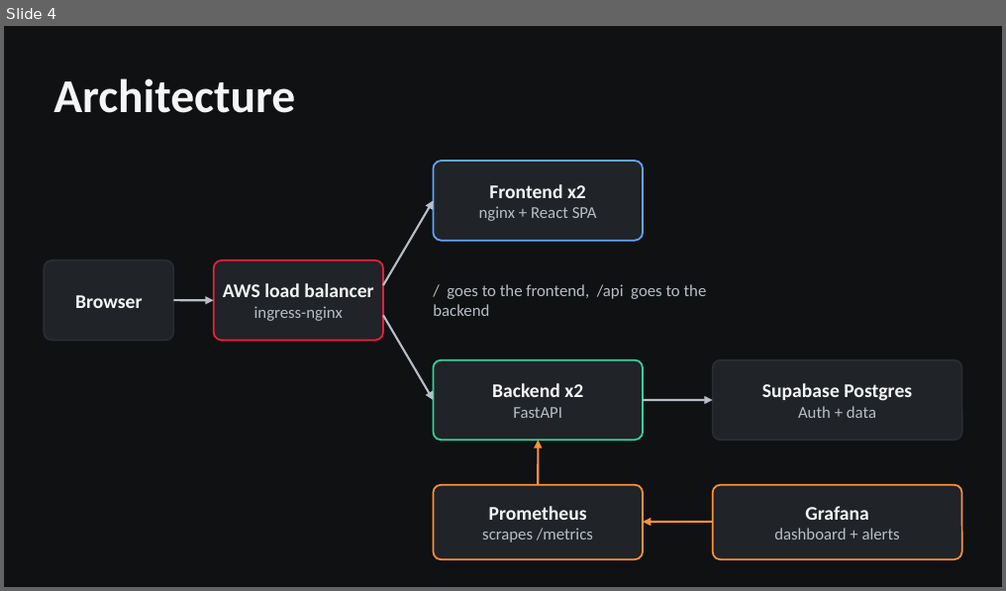
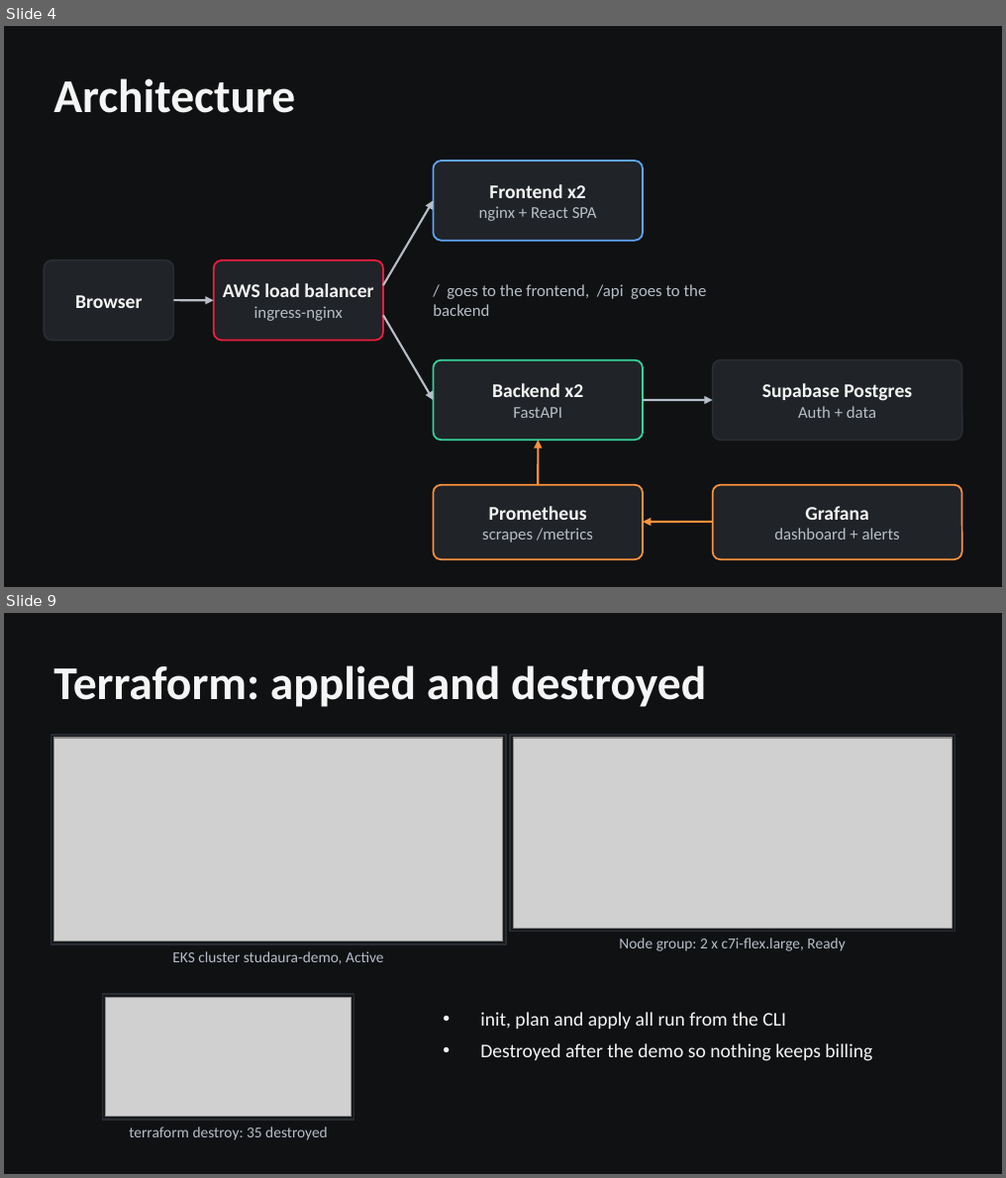
Before and after one commit to Avishkar74/StudAura, a slide deck: demo/StudAura-presentation.pptx. Shown one above the other, each under a label of ours: slide 4 before the commit, slides 4 and 9 after it; the slides between them are not shown. The pictures are 1006x591 and 1006x1178 pixels, drawn with LibreOffice and Linux fonts; fonts in the diff are those of the drawing; grey boxes stand for pictures. Boxes give left, top, right and bottom in pixels: in the first picture for what was removed or moved away, otherwise in the second. Text is boxed around its words. In the diff, an @@ line names an element or a change of style, - is before the commit and + after.

Commit message:
docs: grid evidence in the README, submission guide, deck with screenshots (#44)
All screenshots, clickable grids in the README, a module-by-module submission guide and a 14-slide deck that uses the screenshots; resource counts corrected to 35.

```diff
--- a/demo/StudAura-presentation.pptx
+++ b/demo/StudAura-presentation.pptx
@@ slide 9 added at bbox=[4, 613, 1002, 1174], background #0F1113 @@
@@ text added at bbox=[54, 665, 706, 707], 34 pt, text #F5F5F5, bold @@
+Terraform: applied and destroyed
@@ rectangle added at bbox=[51, 735, 506, 945], fill #17191C, outline #292D32 1 pt @@
@@ picture added at bbox=[54, 738, 503, 942] @@
@@ rectangle added at bbox=[510, 735, 955, 932], fill #17191C, outline #292D32 1 pt @@
@@ picture added at bbox=[513, 738, 952, 929] @@
@@ text added at bbox=[619, 938, 845, 952], 11 pt, text #B8BEC7 @@
+Node group: 2 x c7i-flex.large, Ready
@@ text added at bbox=[172, 952, 384, 964], 11 pt, text #B8BEC7 @@
+EKS cluster studaura-demo, Active
@@ rectangle added at bbox=[103, 994, 354, 1120], fill #17191C, outline #292D32 1 pt @@
@@ picture added at bbox=[106, 997, 351, 1117] @@
@@ text added at bbox=[480, 1012, 872, 1061], 14 pt, text #F5F5F5 @@
+• init, plan and apply all run from the CLI
+• Destroyed after the demo so nothing keeps billing
@@ text added at bbox=[129, 1127, 328, 1141], 11 pt, text #B8BEC7 @@
+terraform destroy: 35 destroyed
```
Also in this commit, not shown: 8 slides changed, 3 other slides added, 2 slides removed, 29 other files.
